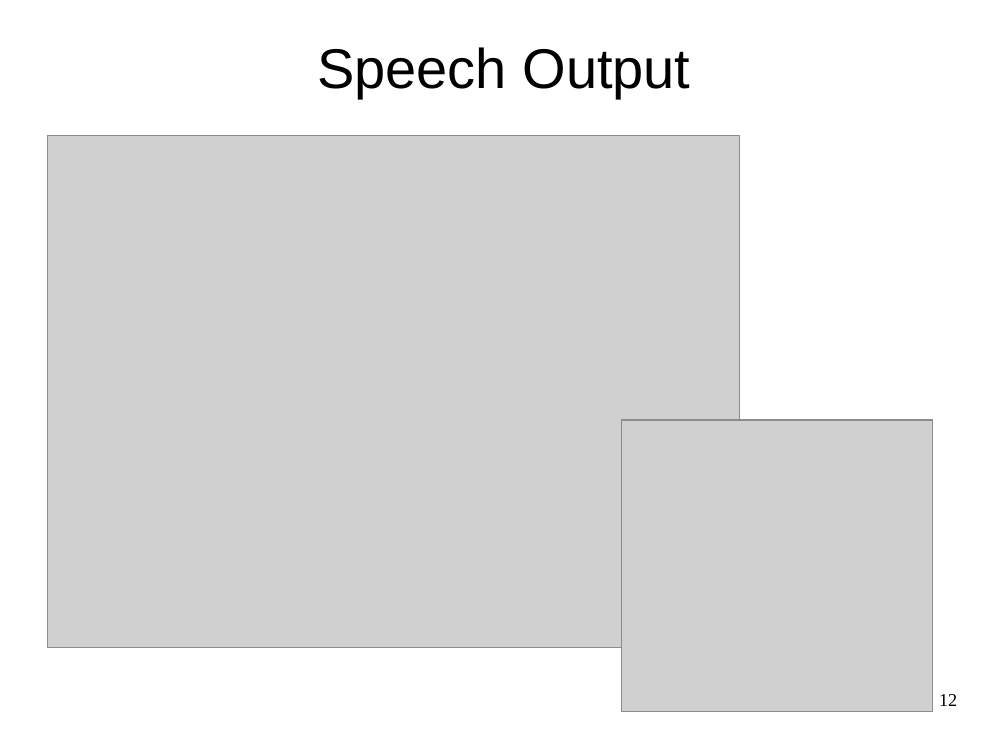
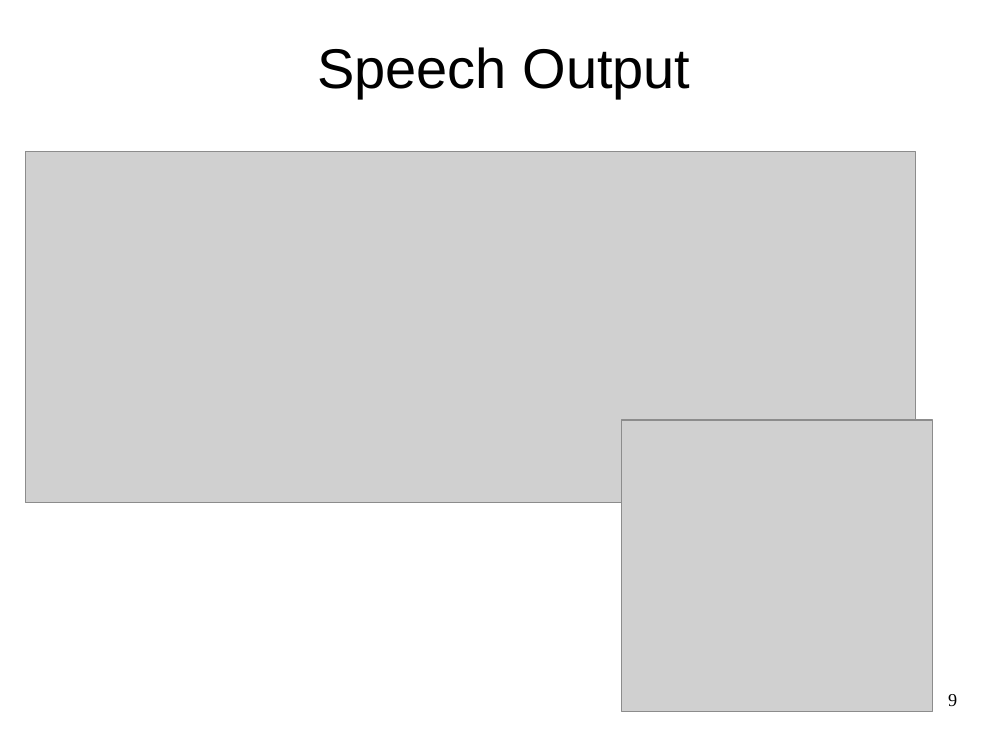
Before and after one commit to ccnlab/teaching, a slide deck: slide 9 of genpsych/randy_slides/oreilly_genpsych_language.pptx (slide 12 before the commit). Drawn at 1008x756 pixels with LibreOffice and Linux fonts; fonts in the diff are those of the drawing; grey boxes stand for pictures; background and template pictures are left out. Boxes give left, top, right and bottom in pixels: in the first picture for what was removed or moved away, otherwise in the second. Text is boxed around its words. In the diff, an @@ line names an element or a change of style, - is before the commit and + after.

```diff
--- a/genpsych/randy_slides/oreilly_genpsych_language.pptx
+++ b/genpsych/randy_slides/oreilly_genpsych_language.pptx
@@ picture: place and size @@
-picture at <box>47,136,739,647</box>
+picture at <box>25,151,915,503</box>
@@ page number at <box>948,694,957,706</box>: text changed @@
-12
+9
```
Also in this commit, not shown: 2 other slides changed, 8 slides added, 18 slides removed.
